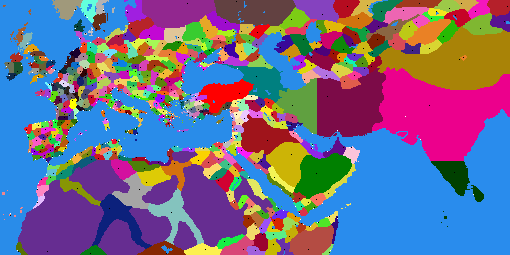
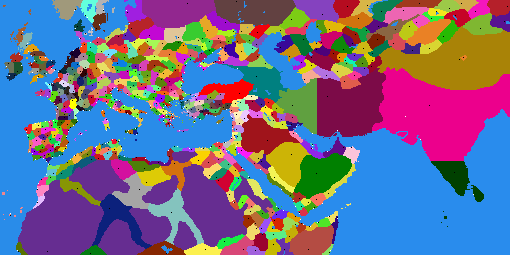
Comparing the layer stacks of the two 510×255 images. Changes:
painted on "map_regions" over [201, 90, 232, 113]
